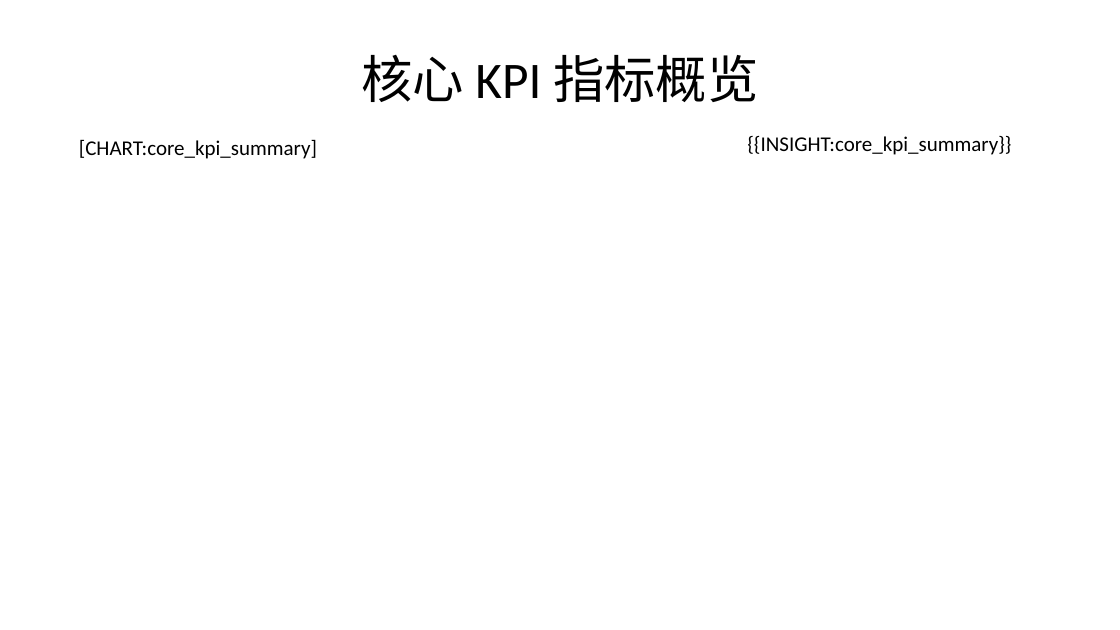
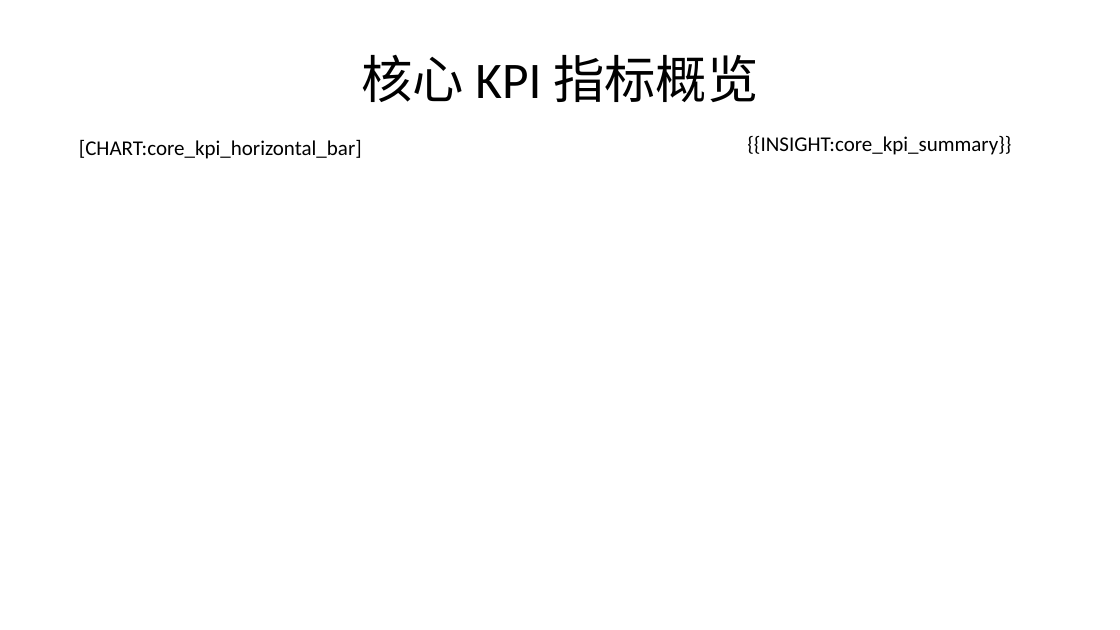
Before and after one commit to lijiahao1996/PPT-Automation, a slide deck: slide 4 of templates/原生报告模板.pptx. Drawn at 1120x630 pixels with LibreOffice and Linux fonts; fonts in the diff are those of the drawing. Boxes give left, top, right and bottom in pixels: in the first picture for what was removed or moved away, otherwise in the second. Text is boxed around its words. In the diff, an @@ line names an element or a change of style, - is before the commit and + after.

```diff
--- a/templates/原生报告模板.pptx
+++ b/templates/原生报告模板.pptx
@@ text at bbox=[79, 139, 362, 159]: text changed @@
-[CHART:core_kpi_summary]
+[CHART:core_kpi_horizontal_bar]
```
Also in this commit, not shown: 5 other slides changed, 11 other files.
